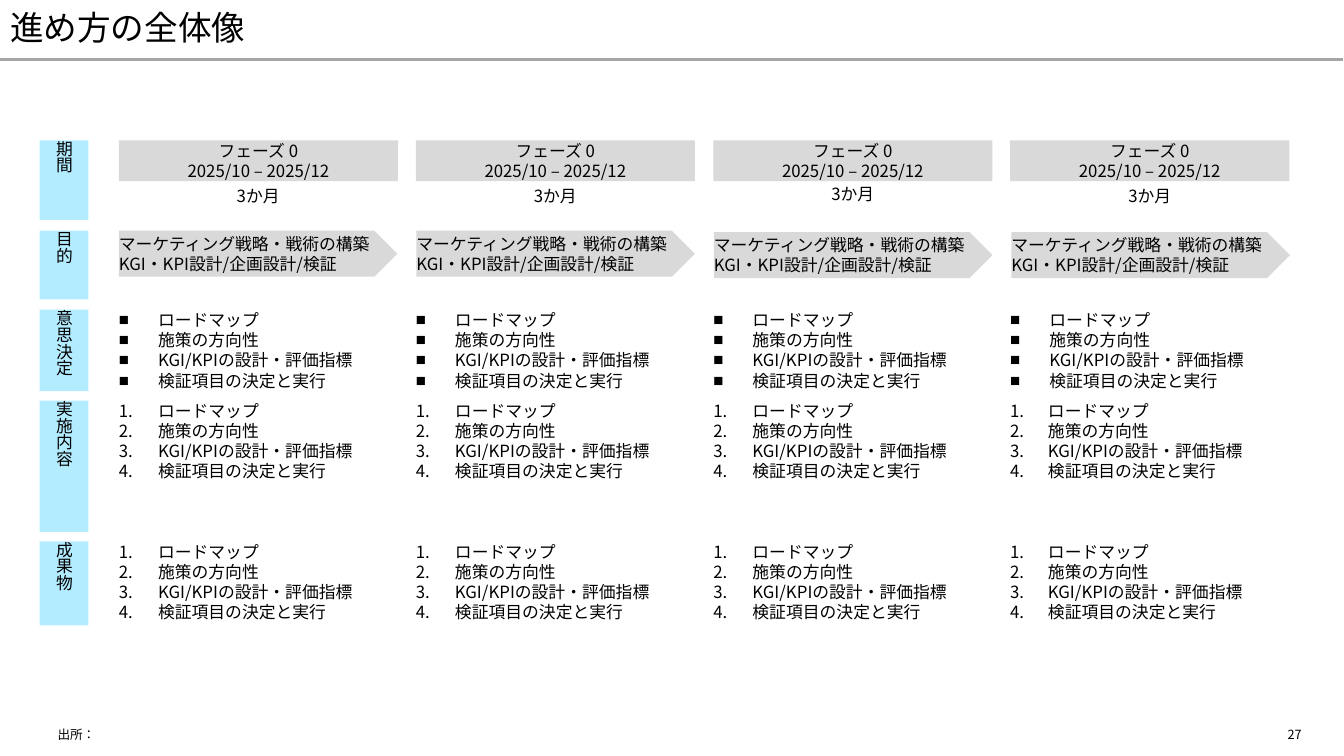
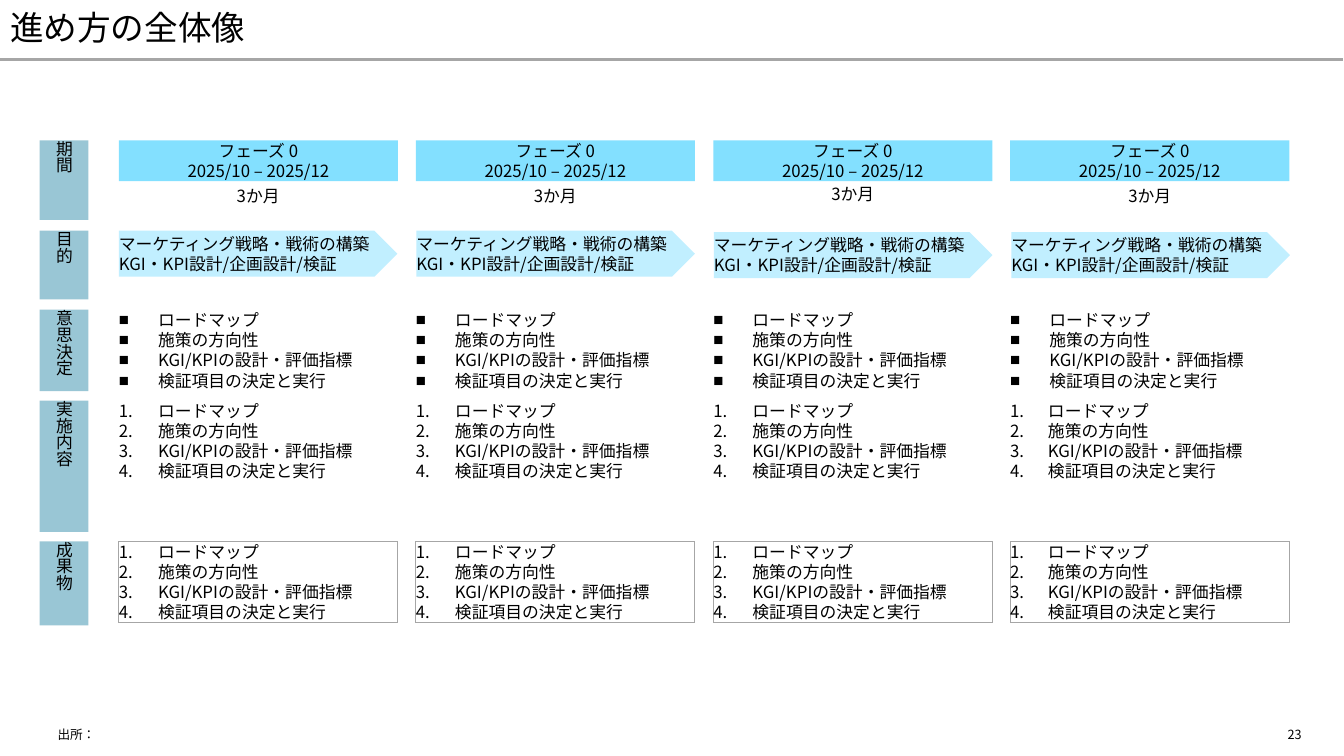
Before and after one commit to yuzucha16/dotfiles, a slide deck: slide 23 of office/Blank.potx (slide 27 before the commit). Drawn at 1344x756 pixels with LibreOffice and Linux fonts; fonts in the diff are those of the drawing. Boxes give left, top, right and bottom in pixels: in the first picture for what was removed or moved away, otherwise in the second. Text is boxed around its words. In the diff, an @@ line names an element or a change of style, - is before the commit and + after.

```diff
--- a/office/Blank.potx
+++ b/office/Blank.potx
@@ fill #D9D9D9 to #83E0FF in 4 elements at [119, 140, 398, 181], [416, 140, 696, 181], [714, 140, 993, 181], [1010, 140, 1290, 181] @@
@@ fill #D9D9D9 to #C1F0FF in 4 elements at [119, 231, 397, 277], [416, 231, 695, 277], [714, 232, 992, 278], [1011, 232, 1290, 278] @@
@@ fill #83E0FF at 60% opacity to #007096 at 40% opacity in 5 elements at [39, 140, 88, 220], [39, 231, 88, 299], [39, 310, 88, 391], [39, 400, 88, 531], [39, 541, 88, 625] @@
@@ 4 rectangles: place and size @@
-4 rectangles at [158, 544, 1242, 620]
+4 rectangles at [119, 541, 1290, 623]
@@ outline none to #A6A6A6 0.75 pt in 4 elements at [119, 541, 398, 623], [416, 541, 696, 623], [714, 541, 993, 623], [1010, 541, 1290, 623] @@
@@ page number at [1288, 729, 1302, 739]: text changed @@
-27
+23
```
Also in this commit, not shown: 16 other slides changed, 2 slides added, 6 slides removed.
